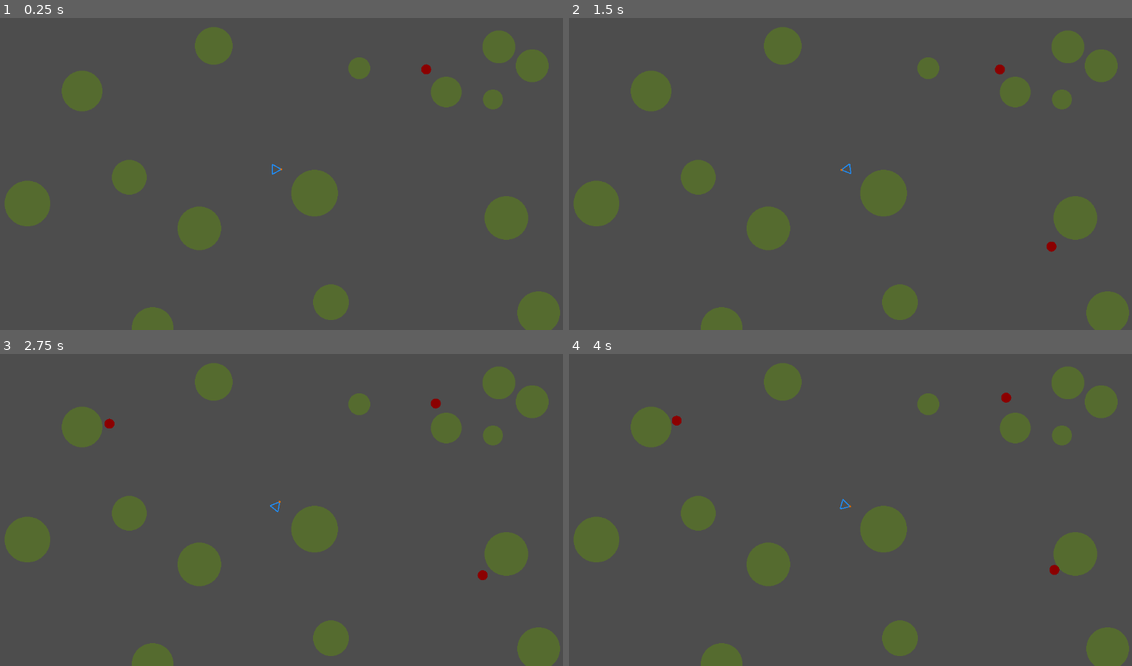
Above: before the commit, frames 1-4 (two rows, left to right).
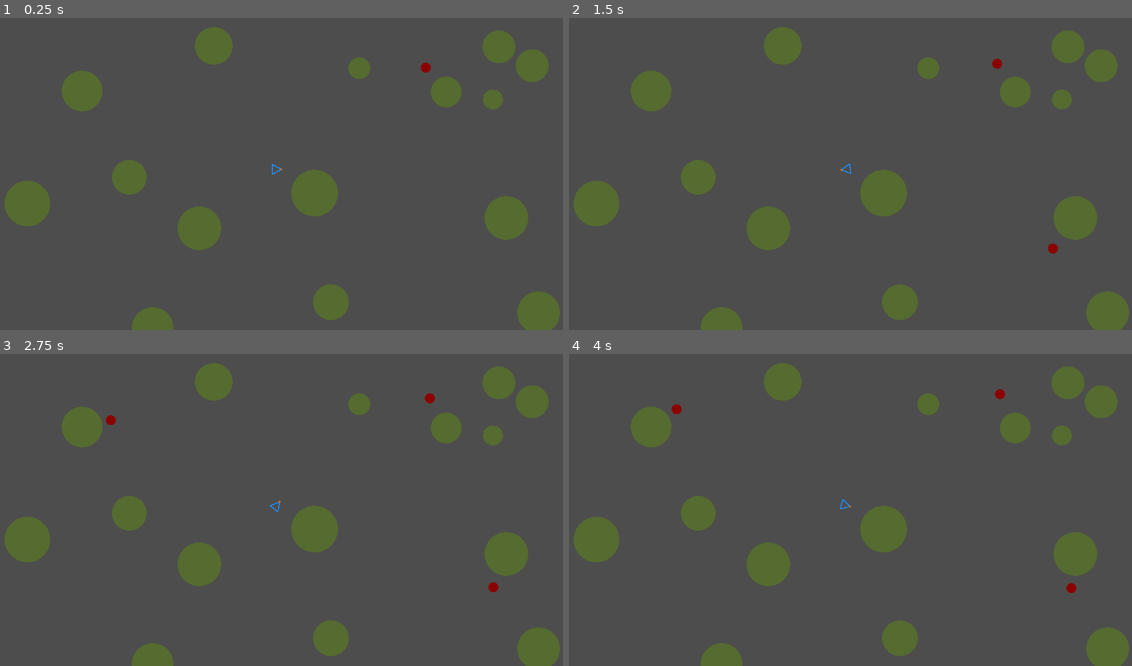
Above: after the commit, the same moments.

Repository: MagnusLucas/ai_1_zombie
Game: Godot game, scene res://main.tscn
Two runs of this game, one before a commit and one after it. Both use one fixed random seed, a clock stepped at 60 frames per second and the inputs below.
Inputs (mouse positions are in pixels of both pictures, inside the frame that each line leads up to):
- Up to frame 1 (0.25 s): no input
- Up to frame 2 (1.5 s): tap Enter at 0.5 s; move the mouse to (974, 152) at 0.52 s; click (974, 152) at 0.67 s; tap Space at 1.25 s; move the mouse to (732, 186) at 1.27 s; click (732, 186) at 1.42 s
- Up to frame 3 (2.75 s): move the mouse to (332, 435) at 2.02 s; click (332, 435) at 2.17 s
- Up to frame 4 (4 s): move the mouse to (816, 569) at 2.77 s; click (816, 569) at 2.92 s; move the mouse to (1019, 553) at 3.52 s; click (1019, 553) at 3.67 s

The runs differ from the first frame. In frame 1, less than 0.1% of the frame differs, in the area x 74-77%, y 14-19%; in frame 2, 0.1%; in frame 3, 0.2%; in frame 4, 0.3%, in the area x 18-91%, y 11-77%.

Commit message:
adjustments

Diff:
--- a/steeringBehaviors.gd
+++ b/steeringBehaviors.gd
@@ -34,12 +34,12 @@
 	var pursuit_radius = 100
 	# code goes here
 	#force_sum += _arrive(player.position, Deceleration.NORMAL)
-	#force_sum += _evade(player)
 	if (zombie.group_steering._get_neighbours(pursuit_radius).size() >= pursuit_threshold):
 		force_sum += _pursuit(player)
 	else:
 		if (hide_bool):
 			force_sum += _hide(player, get_node("/root/root").obstacles) * 30
+			force_sum += _evade(player)
 		else:
 			force_sum += _wander() * 0.2
 	force_sum += _obstacle_avoidance(get_node("/root/root").obstacles) * 30
@@ -208,7 +208,7 @@
 
 # riv - broken
 func _obstacle_avoidance(obstacles, color = null):
-	const MIN_BOX_LENGTH = 20
+	const MIN_BOX_LENGTH = 30
 	var box_length = MIN_BOX_LENGTH + (zombie.velocity.length() / zombie.max_speed) * MIN_BOX_LENGTH
 	var tagged_obstacles = []
 	tagged_obstacles = _tag_obstacles_within_view_range(obstacles)
